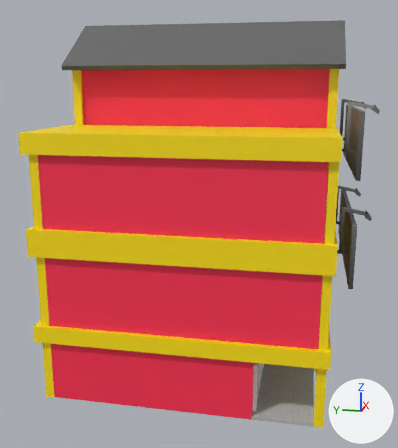
Before and after pictures for a commit that changed the FBX model Assets/3D Asset/Asset/BanguanFix/Building/Perumahan/TestingLayouting/RukoBesar/RukoBesar5.fbx.
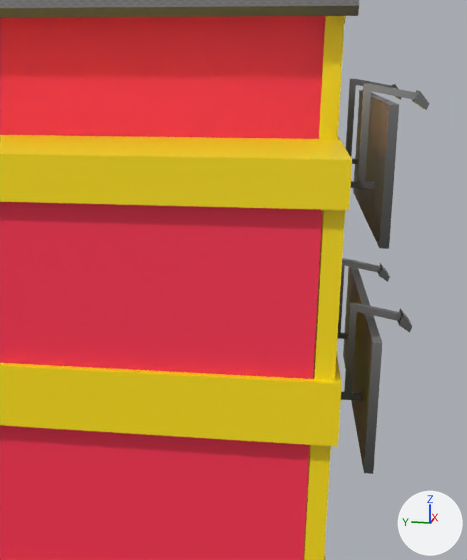
Each version is shown whole from a 50 mm camera at (-30.4, -0.8, 16.1) aimed at (-0.3, 5.2, 8.6), then close up on the part from 44% to 100% of the width and 14% to 74% of the height. The lights are fixed; the arrows at lower right show +X, +Y and +Z. The older version's two pictures come first. Objects named as collision shapes, trigger or cutter boxes, shadow casters or lower levels of detail are left out. Where no turn or scale is listed for an object, it has been applied to the vertices.

Names of what the first close-up shows: 'Body1RukoBesar6_LOD0', 'Body2RukoBesar6_LOD0', 'Body3RukoBesar6_LOD0'.
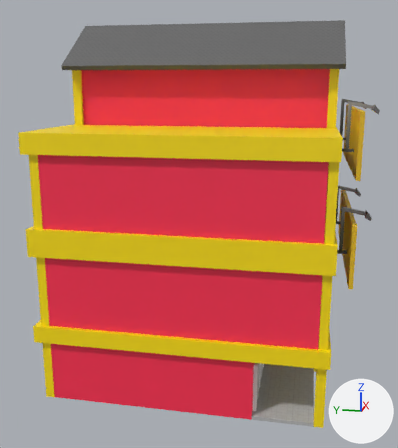
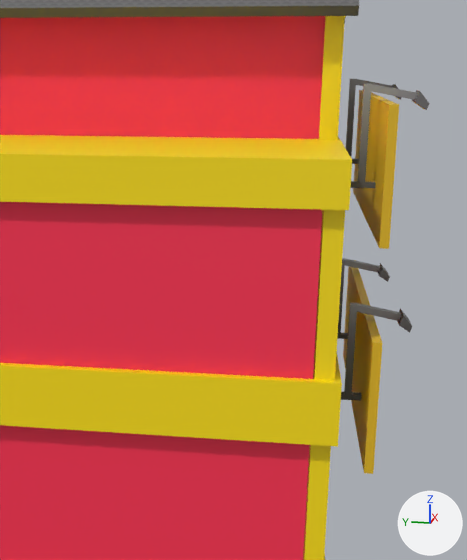
Diff of the bpy script that builds the scene:
```diff
--- a/Assets/3D Asset/Asset/BanguanFix/Building/Perumahan/TestingLayouting/RukoBesar/RukoBesar5.fbx.py
+++ b/Assets/3D Asset/Asset/BanguanFix/Building/Perumahan/TestingLayouting/RukoBesar/RukoBesar5.fbx.py
@@ img_bannerjualan_png @@
+img_bannerjualan_png = load_image('BannerJualan.png', '../../../../Texture/BannerJualan.png', 1024, 2000, 'sRGB')
@@ mat_banner2 @@
+mat_banner2 = principled_material('Banner2')
+mat_banner2.texture = img_bannerjualan_png
@@ me_cube_236 @@
 # used by ob_body1rukobesar6_lod0; location = (0.0, 0.0, 0.0)
-me_cube_236.from_pydata(...)  # 84 vertices, 64 faces; spans x -5.8..6.5, y -2.4..12.8, z 0.0..19.8
+me_cube_236.from_pydata(...)  # 228 vertices, 196 faces; spans x -5.8..6.5, y -3.9..12.8, z 0.0..19.8
+# me_cube_236 part 2: a new loose piece of 36 vertices spanning x -3.5..-2.8, y -3.9..-1.9, z 8.2..10.5, in mat_props (picture img_texture_main_png)
+# me_cube_236 part 3: a new loose piece of 36 vertices spanning x -3.5..-2.8, y -3.9..-1.9, z 13.2..15.5, in mat_props (picture img_texture_main_png)
+# other edits to the shape of me_cube_236 do not show in these pictures
 me_cube_236.materials.append(mat_trimsheet)
@@ me_cube_236 @@
 me_cube_236.materials.append(mat_window)
+me_cube_236.materials.append(mat_props)  # picture img_texture_main_png
@@ me_cube_300 @@
 # used by ob_body3rukobesar6_lod0; location = (-0.14, -2.97, 8.63)
-me_cube_300.from_pydata(...)  # 160 vertices, 144 faces; spans x -5.31..5.31, y -0.9..1.08, z -1.5..6.91
-me_cube_300.materials.append(mat_banner)  # white #e7e7e7
+me_cube_300.from_pydata(...)  # 16 vertices, 12 faces; spans x -5.31..5.31, y -0.08..0.12, z -1.5..6.55
+# me_cube_300 part 1: 10 faces spanning x -5.31..5.31, y -0.08..0.12, z -1.5..6.55 switch from mat_props (picture img_texture_main_png) to mat_banner2 (picture img_bannerjualan_png)
+# edits to the shape of me_cube_300 do not show in these pictures
```

Boxes (x1, y1, x2, y2) around the edits, measured in the close-ups (467 x 560 px):
part 1 of me_cube_300, recoloured (lighter)
    both: (343, 90, 399, 474)
part 2 of me_cube_236, added
    after: (341, 303, 412, 401)
part 3 of me_cube_236, added
    after: (350, 84, 429, 188)
